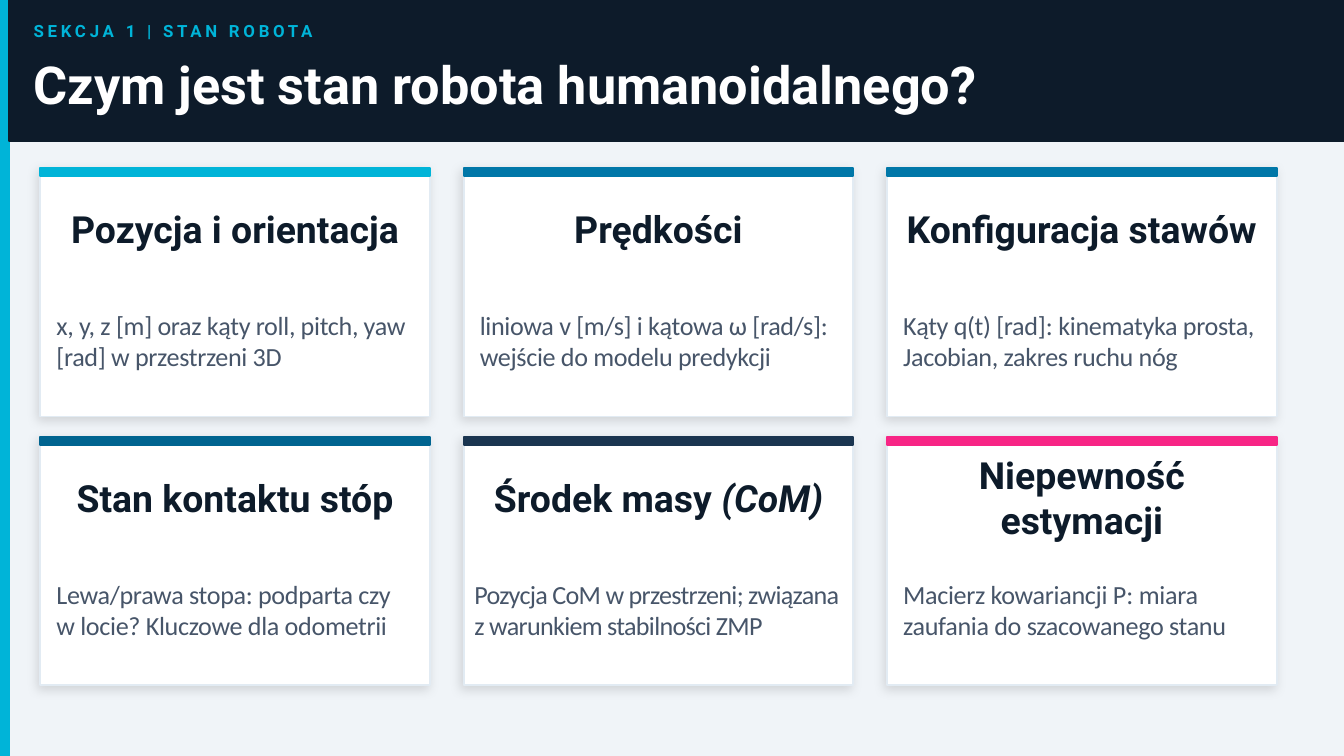
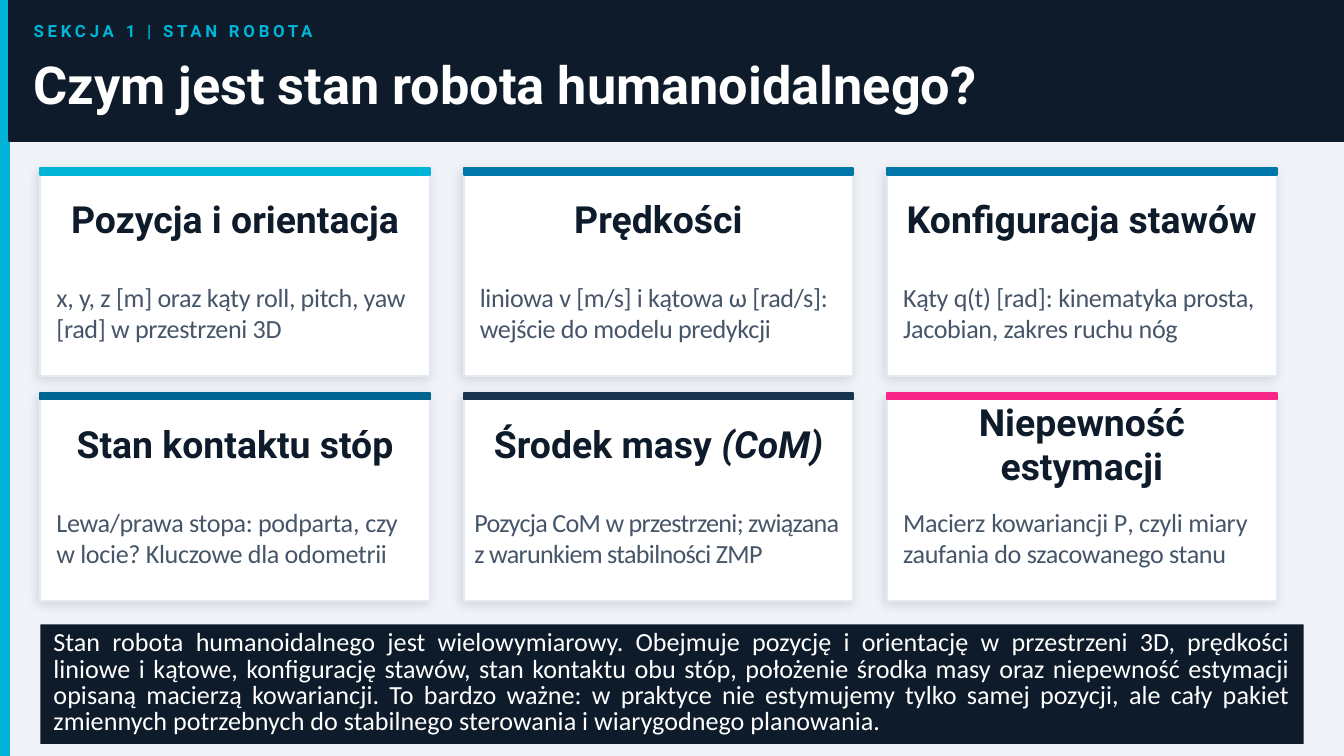
Before and after one commit to MatPomGit/MobileHub, a slide deck: slide 4 of zajecia/robo/robo_w2.pptx. Drawn at 1344x756 pixels with LibreOffice and Linux fonts; fonts in the diff are those of the drawing. Boxes give left, top, right and bottom in pixels: in the first picture for what was removed or moved away, otherwise in the second. Text is boxed around its words. In the diff, an @@ line names an element or a change of style, - is before the commit and + after.

```diff
--- a/zajecia/robo/robo_w2.pptx
+++ b/zajecia/robo/robo_w2.pptx
@@ rectangle: place and size @@
-rectangle at bbox=[40, 168, 430, 417]
+rectangle at bbox=[40, 168, 430, 376]
@@ text "Pozycja i orientacja": place and size @@
-text "Pozycja i orientacja" at bbox=[71, 215, 399, 251]
+text "Pozycja i orientacja" at bbox=[71, 205, 399, 241]
@@ rectangle: place and size @@
-rectangle at bbox=[464, 168, 853, 417]
+rectangle at bbox=[464, 168, 853, 376]
@@ text "Prędkości": place and size @@
-text "Prędkości" at bbox=[574, 215, 742, 250]
+text "Prędkości" at bbox=[574, 205, 742, 240]
@@ rectangle: place and size @@
-rectangle at bbox=[887, 168, 1277, 417]
+rectangle at bbox=[887, 168, 1277, 376]
@@ text "Konfiguracja stawów": place and size @@
-text "Konfiguracja stawów" at bbox=[907, 214, 1257, 251]
+text "Konfiguracja stawów" at bbox=[907, 204, 1257, 241]
@@ text "x, y, z [m] oraz ...": place and size @@
-text "x, y, z [m] oraz ..." at bbox=[56, 316, 406, 370]
+text "x, y, z [m] oraz ..." at bbox=[56, 288, 406, 342]
@@ text "liniowa v [m/s] i kątowa ...": place and size @@
-text "liniowa v [m/s] i kątowa ..." at bbox=[480, 316, 828, 371]
+text "liniowa v [m/s] i kątowa ..." at bbox=[480, 288, 828, 343]
@@ text "Kąty q(t) [rad]: kinematyka prosta, ...": place and size @@
-text "Kąty q(t) [rad]: kinematyka prosta, ..." at bbox=[903, 316, 1255, 371]
+text "Kąty q(t) [rad]: kinematyka prosta, ..." at bbox=[903, 288, 1255, 343]
@@ rectangle: place and size @@
-rectangle at bbox=[40, 437, 430, 685]
+rectangle at bbox=[40, 392, 430, 601]
@@ text "Stan kontaktu stóp": place and size @@
-text "Stan kontaktu stóp" at bbox=[77, 484, 393, 520]
+text "Stan kontaktu stóp" at bbox=[77, 430, 393, 466]
@@ rectangle: place and size @@
-rectangle at bbox=[464, 437, 853, 685]
+rectangle at bbox=[464, 392, 853, 601]
@@ text "Środek masy (CoM)": place and size @@
-text "Środek masy (CoM)" at bbox=[494, 478, 823, 520]
+text "Środek masy (CoM)" at bbox=[494, 424, 823, 466]
@@ 3 rectangles: place and size @@
-3 rectangles at bbox=[40, 437, 1277, 445]
+3 rectangles at bbox=[40, 392, 1277, 399]
@@ rectangle: place and size @@
-rectangle at bbox=[887, 437, 1277, 685]
+rectangle at bbox=[887, 392, 1277, 601]
@@ text "Niepewność estymacji": place and size @@
-text "Niepewność estymacji" at bbox=[979, 461, 1185, 542]
+text "Niepewność estymacji" at bbox=[979, 408, 1185, 488]
@@ text "Pozycja CoM w przestrzeni; związana ...": place and size @@
-text "Pozycja CoM w przestrzeni; związana ..." at bbox=[474, 586, 839, 635]
+text "Pozycja CoM w przestrzeni; związana ..." at bbox=[474, 514, 839, 563]
@@ text at bbox=[56, 514, 397, 563]: text changed @@
-Lewa/prawa stopa: podparta czy
-w locie? Kluczowe dla odometrii
+Lewa/prawa stopa: podparta, czy
+w locie? Kluczowe dla odometrii
@@ text at bbox=[903, 514, 1247, 568]: text changed @@
-Macierz kowariancji P: miara zaufania do szacowanego stanu
+Macierz kowariancji P, czyli miary zaufania do szacowanego stanu
@@ rectangle added at bbox=[40, 625, 1304, 745], fill #0D1B2A, 14 pt, text #FFFFFF @@
+Stan robota humanoidalnego jest wielowymiarowy. Obejmuje pozycję i orientację w przestrzeni 3D, prędkości liniowe i kątowe, konfigurację stawów, stan kontaktu obu stóp, położenie środka masy oraz niepewność estymacji opisaną macierzą kowariancji. To bardzo ważne: w praktyce nie estymujemy tylko samej pozycji, ale cały pakiet zmiennych potrzebnych do stabilnego sterowania i wiarygodnego planowania.
```
Also in this commit, not shown: 30 other slides changed, 9 other files.
